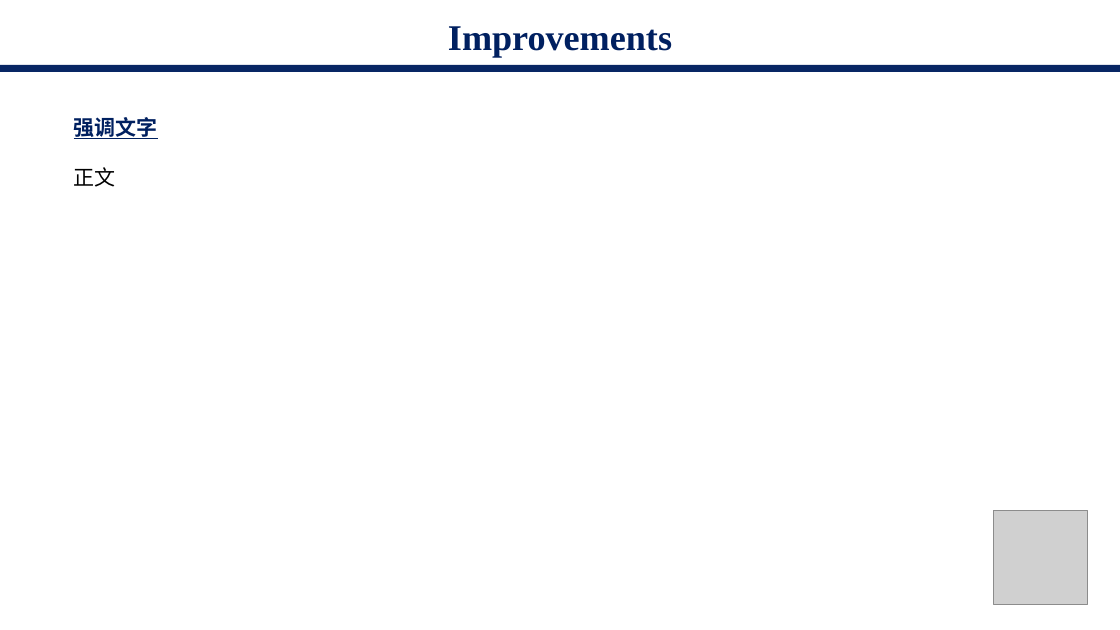
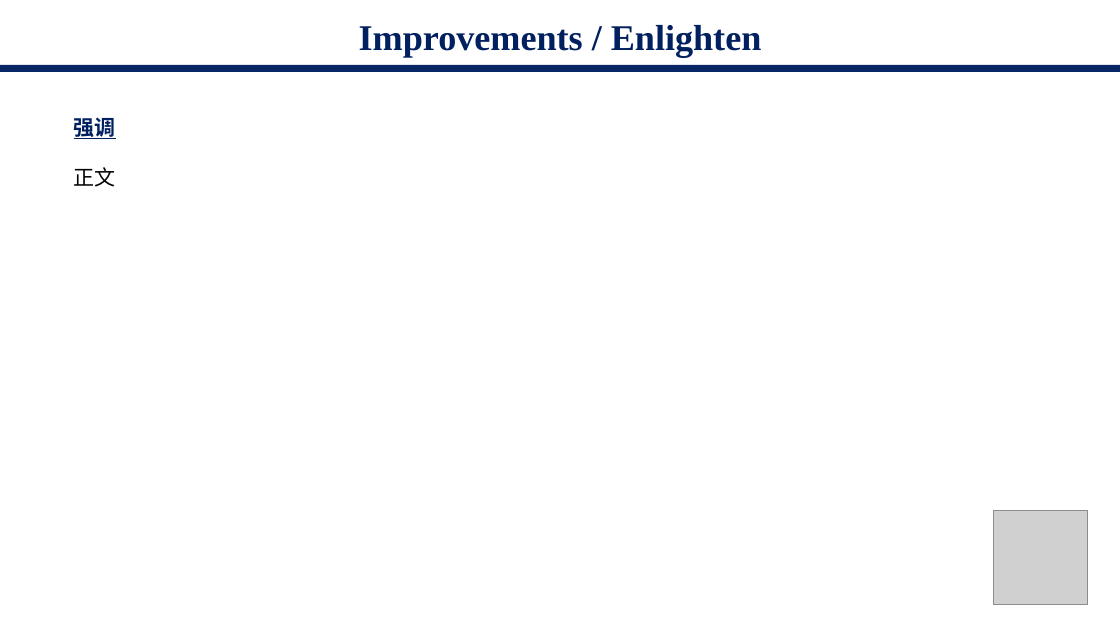
Before and after one commit to starga2er777/CS405_Project_SUSTech, a slide deck: slide 7 of proposal.pptx (slide 5 before the commit). Drawn at 1120x630 pixels with LibreOffice and Linux fonts; fonts in the diff are those of the drawing; grey boxes stand for pictures. Boxes give left, top, right and bottom in pixels: in the first picture for what was removed or moved away, otherwise in the second. Text is boxed around its words. In the diff, an @@ line names an element or a change of style, - is before the commit and + after.

```diff
--- a/proposal.pptx
+++ b/proposal.pptx
@@ title at box(359, 25, 762, 57): text changed @@
-Improvements
+Improvements / Enlighten
@@ text at box(74, 114, 116, 140): text changed @@
-强调文字
+强调
```
Also in this commit, not shown: 6 other slides changed, 8 slides added, 3 slides removed, 2 other files.
